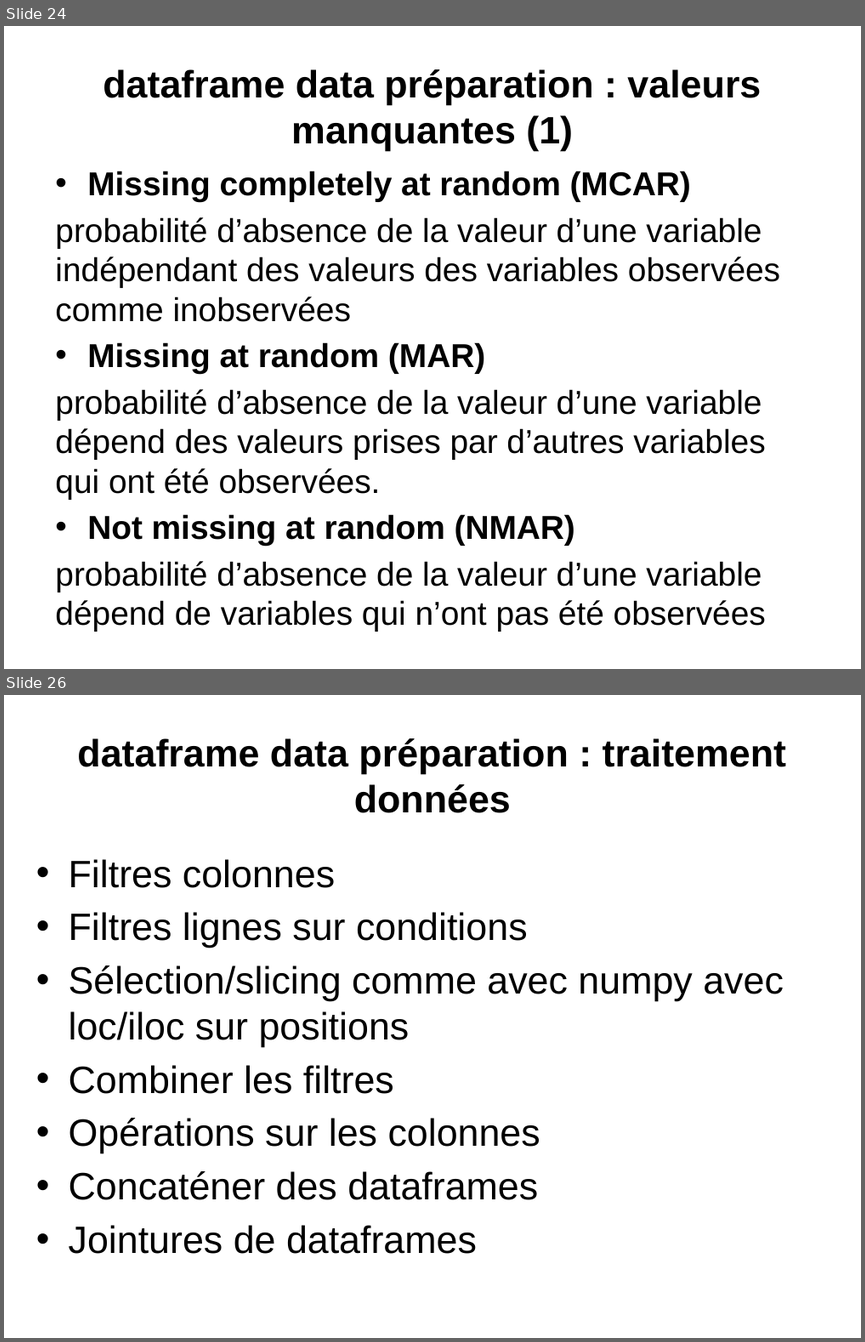
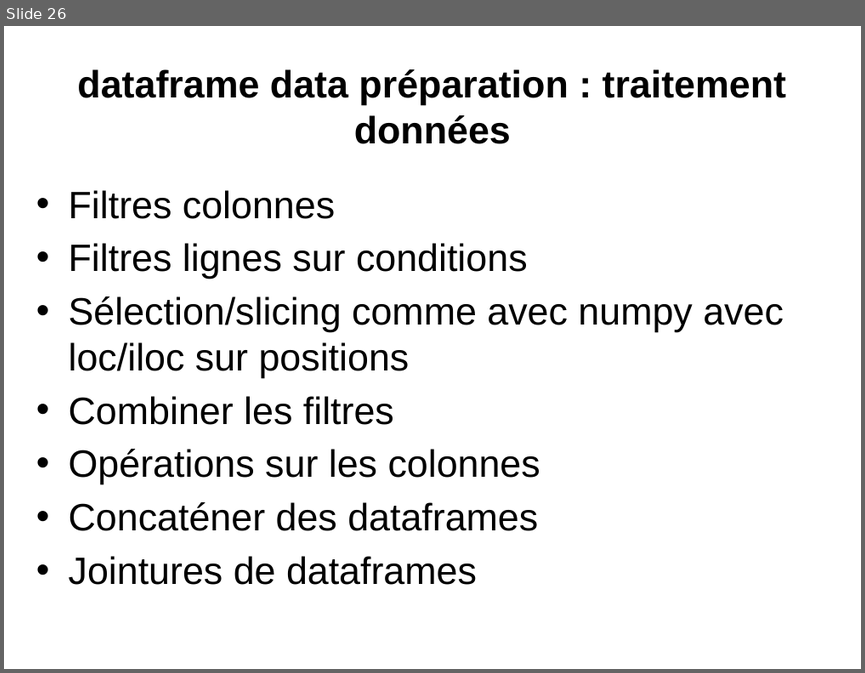
Before and after one commit to loicmidy/formation-python, a slide deck: formation python.pptx. Shown one above the other, each under a label of ours: slides 24 and 26 before the commit, slide 26 after it; the slides between them are not shown. The pictures are 865x1342 and 865x673 pixels, drawn with LibreOffice and Linux fonts; fonts in the diff are those of the drawing. Boxes give left, top, right and bottom in pixels: in the first picture for what was removed or moved away, otherwise in the second. Text is boxed around its words. In the diff, an @@ line names an element or a change of style, - is before the commit and + after.

```diff
--- a/formation python.pptx
+++ b/formation python.pptx
@@ slide 24 removed at [4,26,861,669], background #FFFFFF @@
@@ title removed at [103,69,760,151] @@
-dataframe data préparation : valeurs manquantes (1)
@@ text removed at [55,170,780,631] @@
-• Missing completely at random (MCAR)
-probabilité d’absence de la valeur d’une variable indépendant des valeurs des variables observées comme inobservées
-• Missing at random (MAR)
-probabilité d’absence de la valeur d’une variable dépend des valeurs prises par d’autres variables qui ont été observées.
-• Not missing at random (NMAR)
-probabilité d’absence de la valeur d’une variable dépend de variables qui n’ont pas été observées
```
Also in this commit, not shown: 10 slides changed, 7 slides added, 3 other slides removed, 4 other files.
